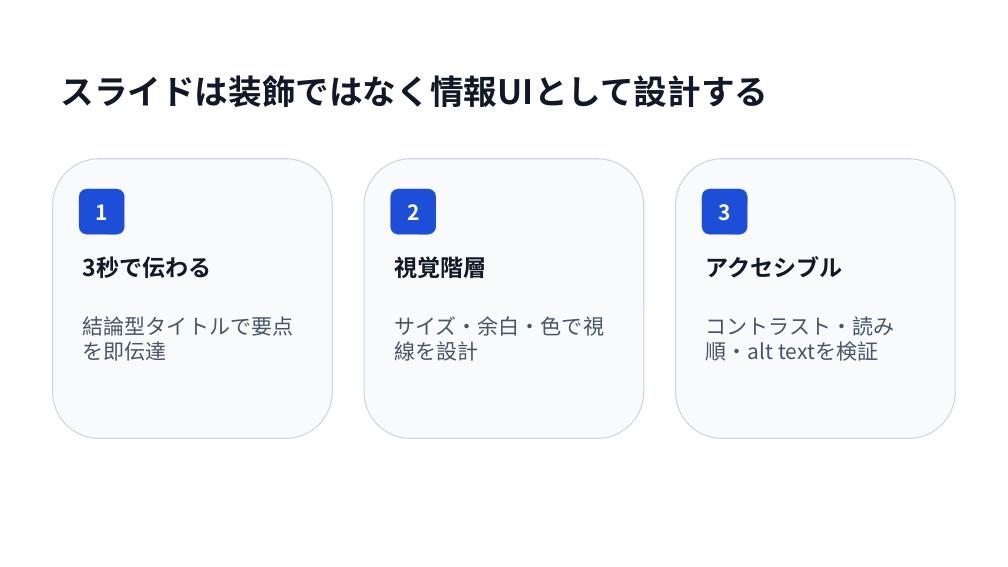
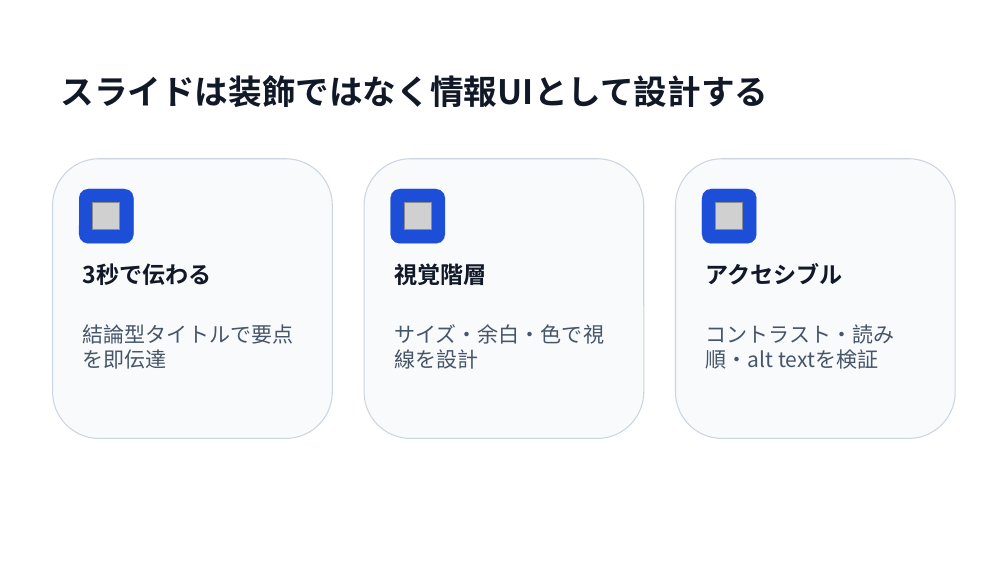
Before and after one commit to murasamelabo/pptcreater, a slide deck: slide 3 of samples/pptcreater-overview.pptx. Drawn at 1008x567 pixels with LibreOffice and Linux fonts; fonts in the diff are those of the drawing; grey boxes stand for pictures; background and template pictures are left out. Boxes give left, top, right and bottom in pixels: in the first picture for what was removed or moved away, otherwise in the second. Text is boxed around its words. In the diff, an @@ line names an element or a change of style, - is before the commit and + after.

```diff
--- a/samples/pptcreater-overview.pptx
+++ b/samples/pptcreater-overview.pptx
@@ rounded rectangle: place and size @@
-rounded rectangle at (79,189,125,234)
+rounded rectangle at (79,189,134,243)
@@ picture added at (93,203,120,230) @@
@@ text removed at (96,204,108,220) @@
-1
@@ rounded rectangle: place and size @@
-rounded rectangle at (391,189,436,234)
+rounded rectangle at (391,189,445,243)
@@ picture added at (405,203,432,230) @@
@@ text removed at (407,204,419,220) @@
-2
@@ rounded rectangle: place and size @@
-rounded rectangle at (702,189,748,234)
+rounded rectangle at (702,189,757,243)
@@ picture added at (716,203,743,230) @@
@@ text removed at (718,204,730,221) @@
-3
@@ 3 texts: place and size @@
-3 texts at (83,256,843,278)
+3 texts at (83,263,843,285)
@@ 3 texts: place and size @@
-3 texts at (83,316,895,361)
+3 texts at (83,324,895,369)
```
Also in this commit, not shown: 3 other slides changed, 11 other files.
